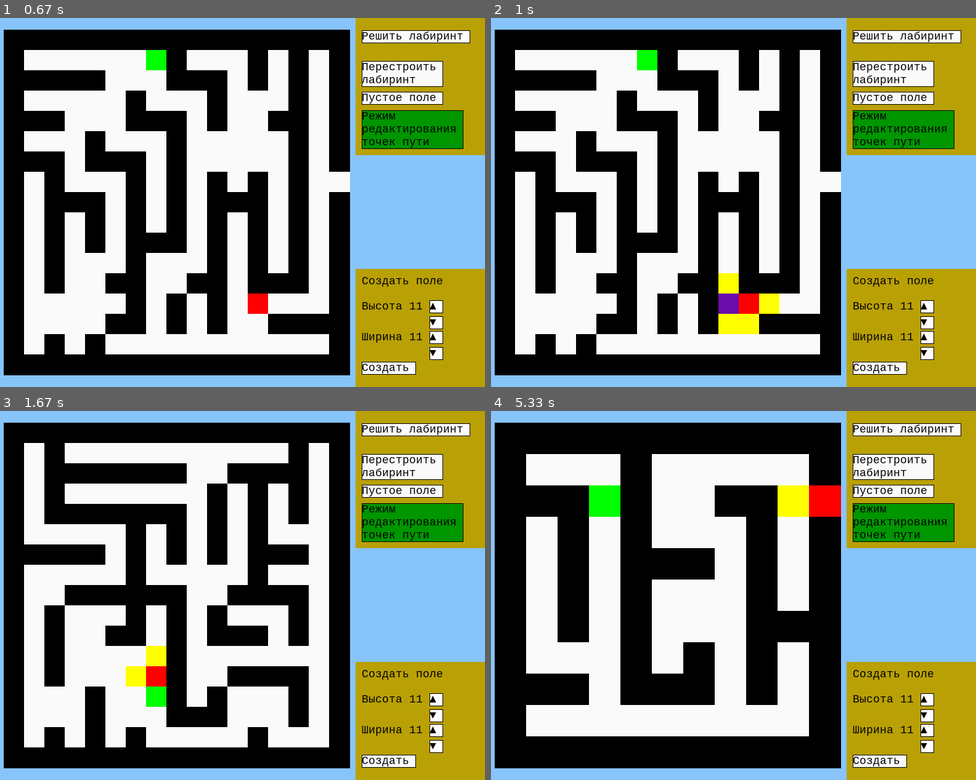
Above: before the commit, frames 1-4 (two rows, left to right).
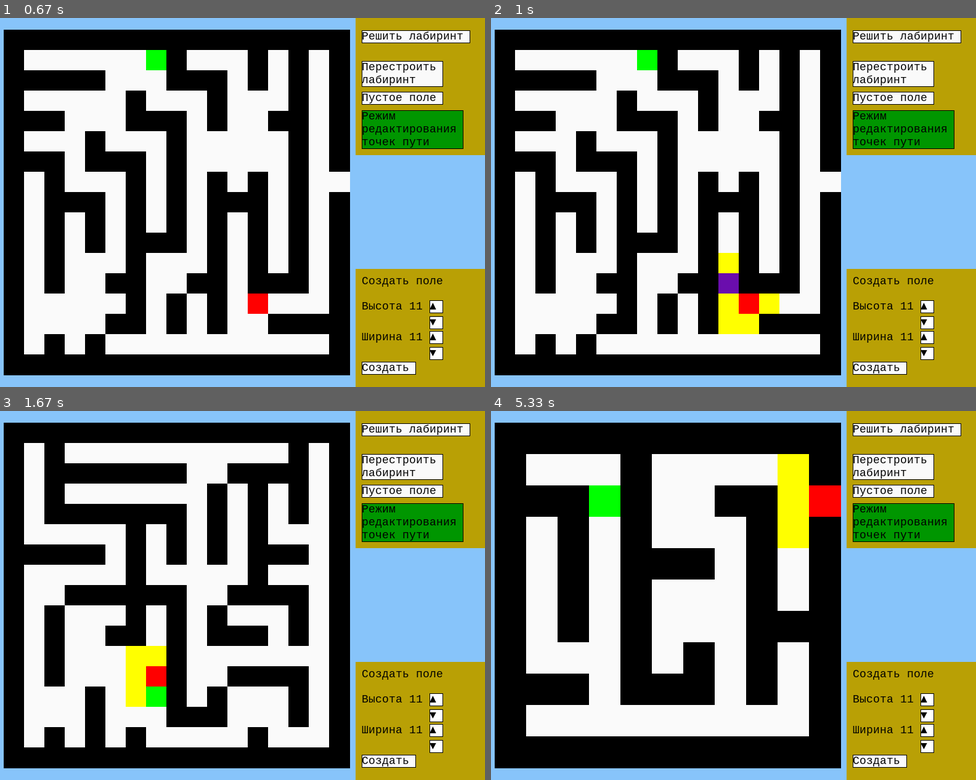
Above: after the commit, the same moments.

Repository: Fil-maker/Wave_Astar
Game: pygame game, started from display.py
The game is run twice, just before and just after one commit, with the same random seed, the same clock (stepped at 60 frames per second) and the same inputs.
Inputs (mouse positions are in pixels of both pictures, inside the frame that each line leads up to):
- Up to frame 1 (0.67 s): press the mouse at (417, 36) at 0.37 s; move the mouse to (334, 172) at 0.47 s; release the mouse at (252, 313) at 0.6 s
- Up to frame 2 (1 s): tap Enter at 0.67 s
- Up to frame 3 (1.67 s): press the mouse at (402, 466) at 1.1 s; move the mouse to (276, 565) at 1.2 s; move the mouse to (145, 669) at 1.3 s; release the mouse at (145, 669) at 1.33 s; tap Enter at 1.47 s
- Up to frame 4 (5.33 s): press the mouse at (893, 739) at 1.9 s; move the mouse to (752, 669) at 2 s; release the mouse at (612, 599) at 2.13 s; press the mouse at (898, 672) at 2.3 s; move the mouse to (757, 617) at 2.4 s; release the mouse at (621, 565) at 2.53 s; right-click (709, 724) at 2.8 s; press the mouse at (903, 521) at 3.1 s; move the mouse to (859, 621) at 3.2 s; move the mouse to (820, 717) at 3.3 s; release the mouse at (820, 717) at 3.33 s; press the mouse at (903, 521) at 3.5 s; move the mouse to (777, 514) at 3.6 s; release the mouse at (651, 503) at 3.73 s; press the mouse at (903, 521) at 3.9 s; move the mouse to (723, 525) at 4 s; release the mouse at (549, 529) at 4.13 s; press the mouse at (893, 492) at 4.3 s; move the mouse to (723, 477) at 4.4 s; release the mouse at (554, 458) at 4.53 s; press the mouse at (879, 761) at 4.7 s; move the mouse to (849, 625) at 4.8 s; release the mouse at (815, 492) at 4.93 s; tap Enter at 5.13 s

Frame 1 is identical in both runs. In frame 2, 0.7% of the frame differs, in the area x 46-52%, y 63-81%; in frame 3, 0.5%; in frame 4, 1.1%, in the area x 59-66%, y 11-38%.

Commit message:
Update pathfind for diagonal moves

Diff:
--- a/test.py
+++ b/test.py
@@ -1,4 +1,7 @@
 from __future__ import annotations
+
+import math
+
 import pygame
 import random
 from enum import Enum
@@ -46,7 +49,7 @@
         neighbors: list[Point] = []
         for d_row in range(-1, 2):
             for d_col in range(-1, 2):
-                if (d_row != 0 or d_col != 0) and (abs(d_row) != 1 or abs(d_col) != 1):
+                if d_row != 0 or d_col != 0:  # and (abs(d_row) != 1 or abs(d_col) != 1)
                     neighbors.append(Point(self.row + d_row, self.col + d_col))
         return neighbors
 
@@ -61,10 +64,24 @@
 
 
 class PathPoint:
-    def __init__(self, point: Point, val: int, parent: PathPoint = None):
+    def __init__(self, point: Point, val: float, parent: PathPoint = None, child: PathPoint = None):
         self.point = point
         self.length = val
         self.parent = parent
+        self.child = child
+        if self.parent:
+            self.parent.child = self
+
+    def change_parent(self, other: PathPoint, new_dist: float):
+        if self.parent:
+            self.parent.child = None
+        self.parent = other
+        self.change_length(self.length - new_dist)
+
+    def change_length(self, difference: float):
+        self.length -= difference
+        if self.child:
+            self.child.change_length(difference)
 
     def __eq__(self, other):
         return self.point == other.point
@@ -223,8 +240,8 @@
 
     def is_cell_drawable(self, point: Point):
         return self.is_point_inbounds(point) and Marker.goal not in self.get_point(point).markers \
-               and Marker.start not in self.get_point(point).markers \
-               and (self.last_changed is not None and self.last_changed != point)
+            and Marker.start not in self.get_point(point).markers \
+            and (self.last_changed is not None and self.last_changed != point)
 
     def draw_cell(self, point: Point):
         if self.is_cell_drawable(point):
@@ -297,22 +314,31 @@
         self.closest.markers.append(Marker.current_closest)
         neighbors = closest.point.get_neighbors()
         is_successful = False
+        is_useful = False
         for n in neighbors:
-            is_possible = self.is_point_inbounds(n) and PathPoint(n, closest.length) not in self.worked_points \
+            offset = 1
+            if abs(closest.point.row - n.row) + abs(closest.point.col - n.col) == 2:
+                offset = math.sqrt(2)
+            is_possible = self.is_point_inbounds(n) and \
+                          (PathPoint(n, closest.length) not in self.worked_points) \
                           and Marker.wall not in self.get_point(n).markers \
                           and Marker.start not in self.get_point(n).markers
             for pp in self.search_area:
                 if pp.point == n:
+                    if pp.length > closest.length + offset:
+                        pp.change_parent(closest,closest.length + offset)
+                        is_useful = True
                     is_possible = False
             if is_possible:
                 is_successful = True
                 if n == self.goal:
                     self.is_path_found = True
-                    self.last_track_point = PathPoint(n, closest.length + 1, closest)
+                    self.last_track_point = PathPoint(n, closest.length + offset, closest)
+                    print(self.last_track_point.length)
                 else:
-                    self.search_area.append(PathPoint(n, closest.length + 1, closest))
+                    self.search_area.append(PathPoint(n, closest.length + offset, closest))
                     self.get_point(n).markers.append(Marker.path)
-        if not is_successful:
+        if not is_successful and not is_useful:
             self.get_point(closest.point).markers.append(Marker.wrong)
         # self.get_point(closest.point).markers.append(Marker.wrong)
         self.worked_points.append(closest)
